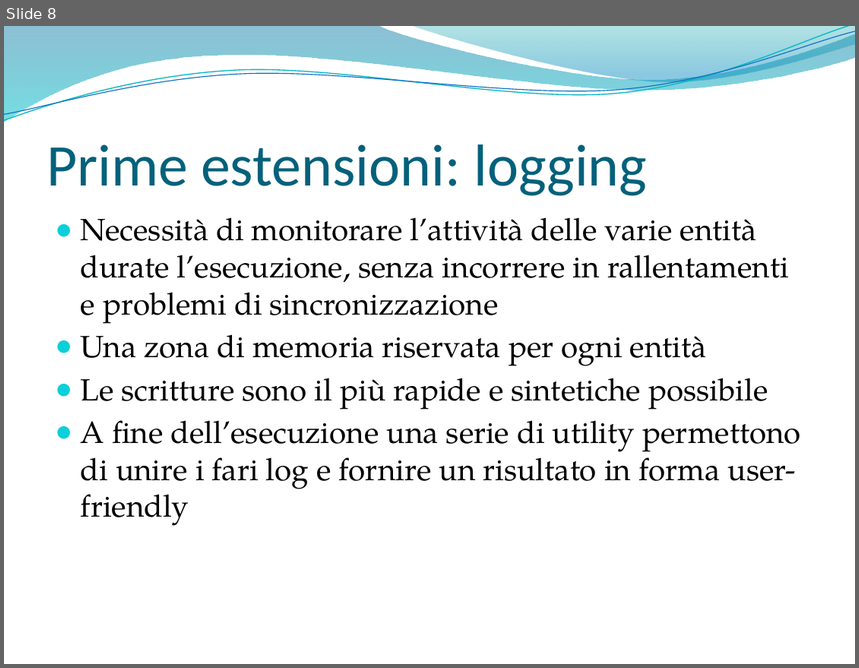
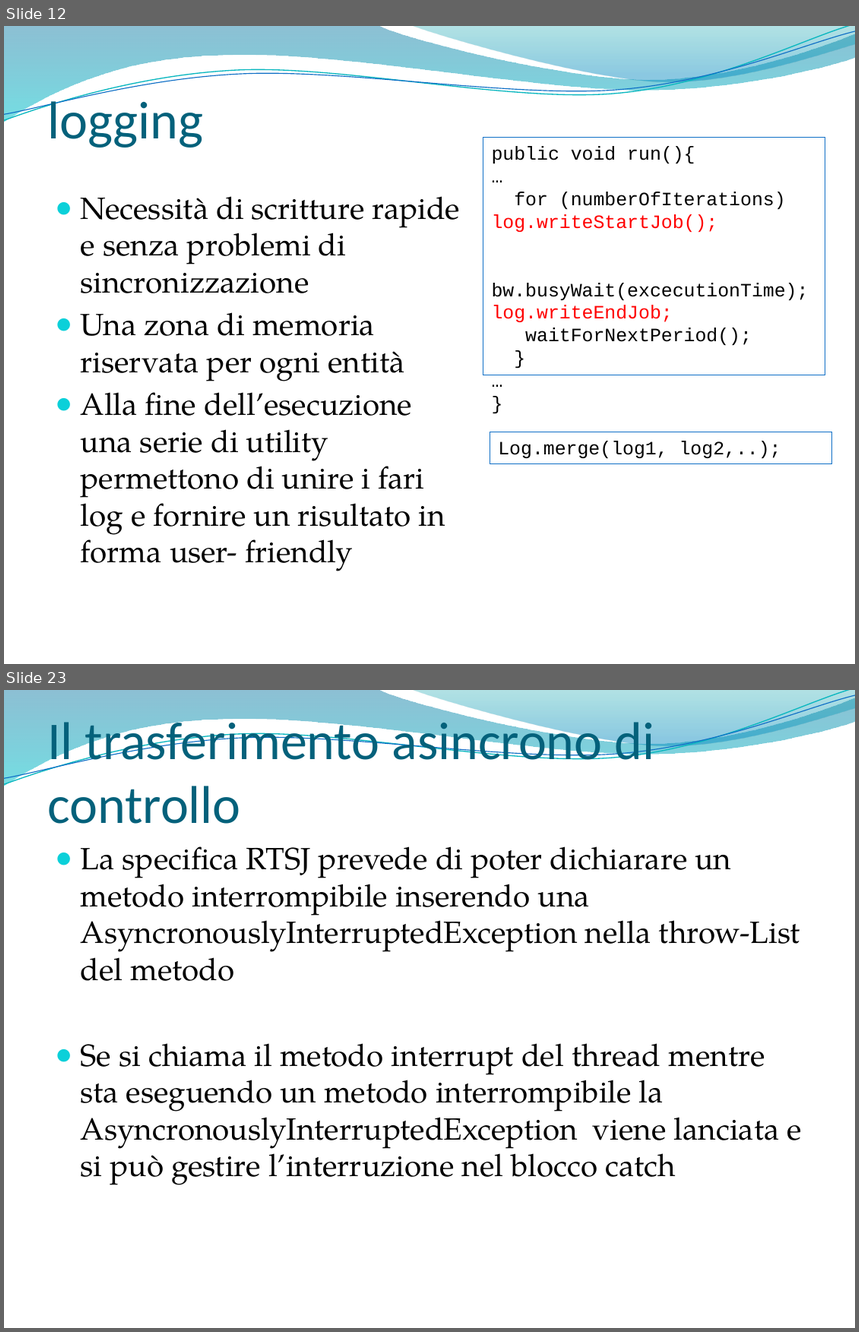
Before and after one commit to marconanni/provejavarealtime, a slide deck: SolarisNetBeansProjects/parti tesi/bozza presentazione.pptx. Shown one above the other, each under a label of ours: slide 8 before the commit, slides 12 and 23 after it; the slides between them are not shown. The pictures are 859x668 and 859x1332 pixels, drawn with LibreOffice and Linux fonts; fonts in the diff are those of the drawing; background and template pictures are left out. Boxes give left, top, right and bottom in pixels: in the first picture for what was removed or moved away, otherwise in the second. Text is boxed around its words. In the diff, an @@ line names an element or a change of style, - is before the commit and + after.

```diff
--- a/SolarisNetBeansProjects/parti tesi/bozza presentazione.pptx
+++ b/SolarisNetBeansProjects/parti tesi/bozza presentazione.pptx
@@ slide 23 added at [4, 690, 855, 1328], background picture (left out); not listed: 4 template elements that a slide beside it also shows @@
@@ title added at [47, 715, 655, 824], 45 pt, text #04617B @@
+Il trasferimento asincrono di controllo
@@ text added at [81, 847, 802, 1186], 26 pt, text #000000 @@
+● La specifica RTSJ prevede di poter dichiarare un metodo interrompibile inserendo una AsyncronouslyInterruptedException nella throw-List del metodo
+● Se si chiama il metodo interrupt del thread mentre sta eseguendo un metodo interrompibile la AsyncronouslyInterruptedException viene lanciata e si può gestire l’interruzione nel blocco catch
@@ what was slide 8 is now slide 12 @@
@@ slide 12 changed as well @@
@@ title at [47, 94, 203, 148]: text changed; size 50 to 45 pt @@
-Prime estensioni: logging
+logging
@@ rectangle added at [484, 138, 826, 375], outline #0F6FC6 0.75 pt, 16 pt, text #000000 @@
+public void run(){
+…
+for (numberOfIterations) log.writeStartJob(); bw.busyWait(excecutionTime);
+log.writeEndJob;
+waitForNextPeriod();
+}
+…
+}
@@ text "Necessità di scritture rapide e ...": place and size @@
-text "Necessità di scritture rapide e ..." at [81, 218, 801, 526]
+text "Necessità di scritture rapide e ..." at [81, 196, 461, 572]
@@ text at [81, 196, 461, 294]: text changed @@
-● Necessità di monitorare l’attività delle varie entità durate l’esecuzione, senza incorrere in rallentamenti e problemi di sincronizzazione
+● Necessità di scritture rapide e senza problemi di sincronizzazione
@@ text at [81, 392, 446, 572]: text changed @@
-● Le scritture sono il più rapide e sintetiche possibile
-● A fine dell’esecuzione una serie di utility permettono di unire i fari log e fornire un risultato in forma user- friendly
+● Alla fine dell’esecuzione una serie di utility permettono di unire i fari log e fornire un risultato in forma user- friendly
@@ rectangle added at [490, 432, 832, 464], outline #0F6FC6 0.75 pt, 16 pt, text #000000 @@
+Log.merge(log1, log2,..);
```
Also in this commit, not shown: 9 other slides changed, 15 other slides added, 13 slides removed.
